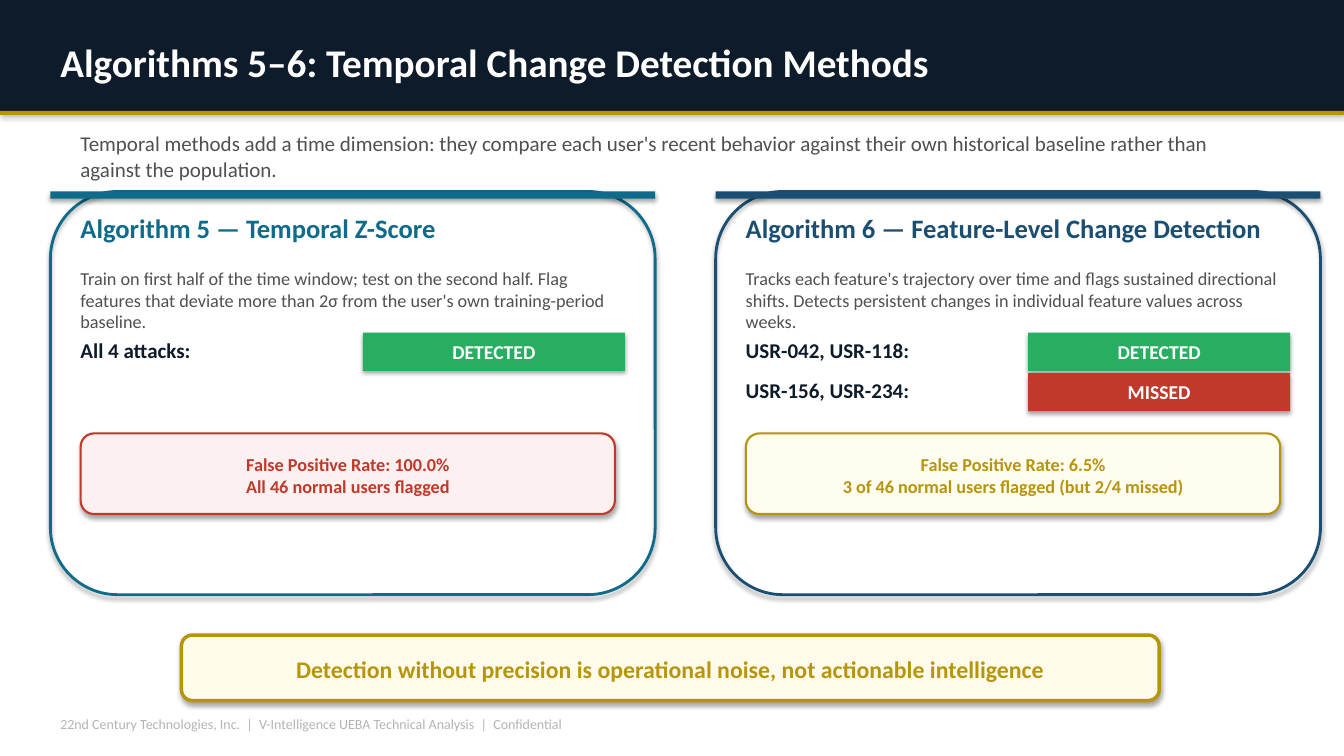
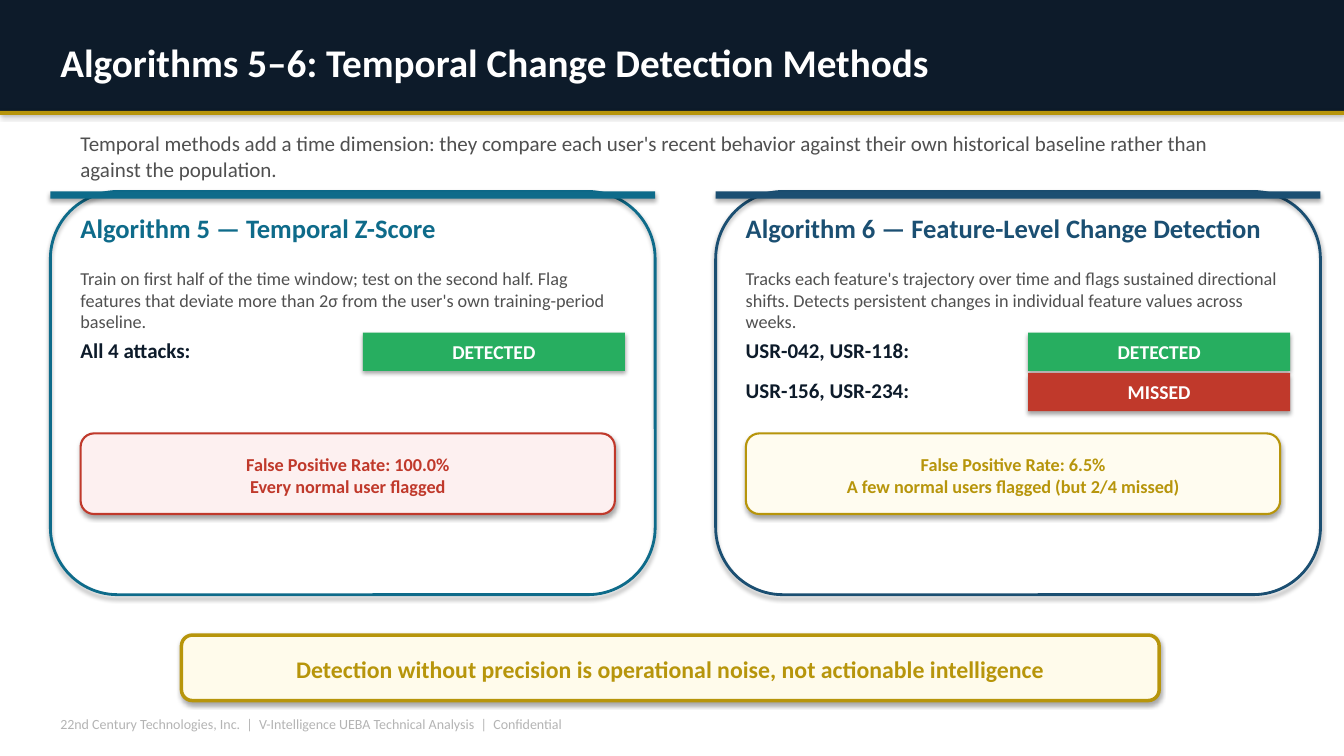
Before and after one commit to ravindrashukla/CyberUEBA_BehavioralIntel, a slide deck: slide 9 of docs/V_Intelligence_UEBA_Technical_Deep_Dive.pptx. Drawn at 1344x756 pixels with LibreOffice and Linux fonts; fonts in the diff are those of the drawing. Boxes give left, top, right and bottom in pixels: in the first picture for what was removed or moved away, otherwise in the second. Text is boxed around its words. In the diff, an @@ line names an element or a change of style, - is before the commit and + after.

```diff
--- a/docs/V_Intelligence_UEBA_Technical_Deep_Dive.pptx
+++ b/docs/V_Intelligence_UEBA_Technical_Deep_Dive.pptx
@@ text in rounded rectangle at [246, 458, 449, 496]: text changed @@
-False Positive Rate: 100.0%
-All 46 normal users flagged
+False Positive Rate: 100.0%
+Every normal user flagged
@@ text in rounded rectangle at [847, 458, 1179, 496]: text changed @@
-False Positive Rate: 6.5%
-3 of 46 normal users flagged (but 2/4 missed)
+False Positive Rate: 6.5%
+A few normal users flagged (but 2/4 missed)
```
Also in this commit, not shown: 11 other slides changed, 17 other files.
